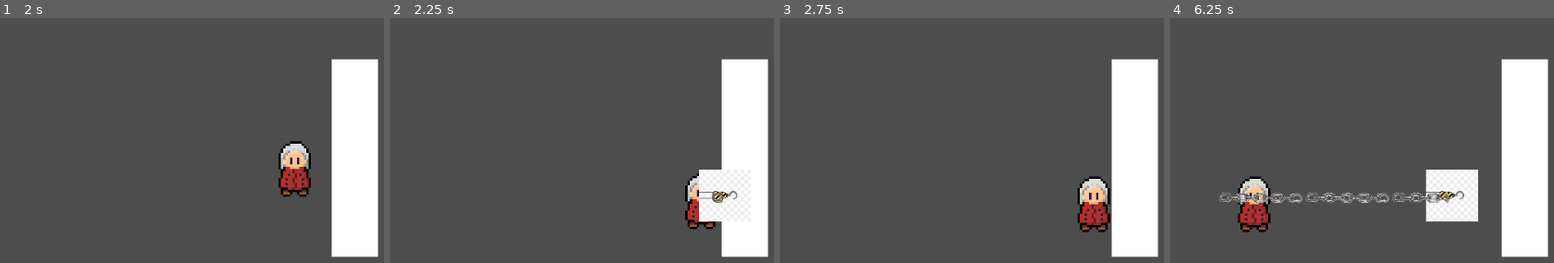
Above: before the commit, frames 1-4 (left to right).
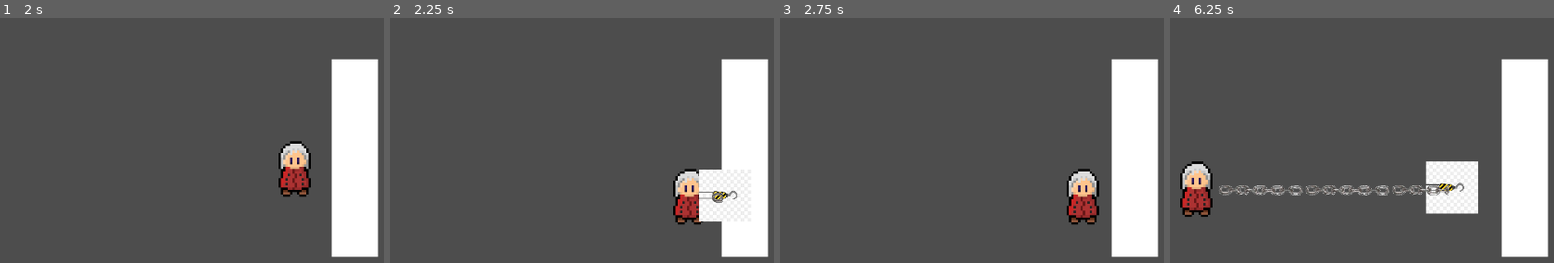
Above: after the commit, the same moments.

Repository: Iquecs2005/Loftrell
Game: Godot game, scene res://Scenes/cena_teste.tscn
The game is run twice, just before and just after one commit, with the same random seed, the same clock (stepped at 60 frames per second) and the same inputs.
Inputs:
- Up to frame 1 (2 s): tap Enter at 0.5 s; hold D (MoveRight) 0.53-1.28 s; tap K (BombAction) at 0.6 s; hold S (MoveDown) from 1.28 s (still down); tap P (BowAction) at 1.35 s
- Up to frame 2 (2.25 s): release S (MoveDown) at 2.03 s; hold D (MoveRight) from 2.03 s (still down); tap L (HookAction) at 2.1 s
- Up to frame 3 (2.75 s): keep holding D (MoveRight)
- Up to frame 4 (6.25 s): release D (MoveRight) at 2.78 s; hold W (MoveUp) 2.78-3.53 s; tap one key every 0.75 s from 2.85 s: O (ShieldAction) I (SwordAction) K (BombAction) P (BowAction) L (HookAction); hold A (MoveLeft) 3.53-5.03 s; hold S (MoveDown) 5.03-5.78 s; hold D (MoveRight) from 5.78 s (still down)

Frame 1 is identical in both runs. In frame 2, 1.4% of the frame differs, in the area x 73-85%, y 61-87%; in frame 3, 2.3%; in frame 4, 6.4%, in the area x 2-81%, y 58-88%.

Commit message:
Hook shoot stops movement

Diff:
--- a/Scripts/hook.gd
+++ b/Scripts/hook.gd
@@ -1,4 +1,6 @@
 extends Node2D
+
+var playerRef : Node
 
 var initialPosition : Vector2
 
@@ -11,9 +13,10 @@
 var maxLenght : bool
 var dirVector : Vector2 = Vector2.RIGHT
 
-func initialize(newDir : Vector2) -> void:
+func initialize(player : Node, newDir : Vector2) -> void:
 	initialPosition = global_position
 	dirVector = newDir
+	playerRef = player
 	if (dirVector.y != 0):
 		hookLenght /= 2
 	rotate(dirVector.angle())
@@ -33,4 +36,5 @@
 	$DestructionTimer.start(desctructionTime)
 
 func destroyHookshoot():
+	playerRef.ResumeMovement()
 	get_parent().queue_free()
--- a/Scripts/player.gd
+++ b/Scripts/player.gd
@@ -8,6 +8,8 @@
 @export var bombPrefab : PackedScene
 @export var hookPrefab : PackedScene
 
+var lockRotation : bool = false
+var shouldMove : bool = true
 var shouldAccelerate : bool
 var shouldDesaccelerate : bool
 
@@ -22,6 +24,7 @@
 var bombCooldown = true
 
 func _physics_process(delta: float) -> void:
+
 	Move()
 	#HandleMovement(delta)
 
@@ -29,6 +32,12 @@
 	inputVector = newInputVector
 	if (inputVector.length() > 1):
 		inputVector = inputVector.normalized()
+
+	calculateRotation()
+
+func calculateRotation():
+	if (lockRotation):
+		return
 
 	if abs(inputVector.x) > abs(inputVector.y):
 		if inputVector.x > 0:
@@ -42,6 +51,9 @@
 			facingDir = Vector2.UP
 
 func Move():
+	if !shouldMove:
+		return
+
 	var targetSpeed : Vector2 = inputVector * maxSpeed
 	var speedDif : Vector2 = targetSpeed - linear_velocity
 
@@ -81,9 +93,19 @@
 	var newHookshoot = hookPrefab.instantiate()
 	newHookshoot.global_position = global_position + facingDir * hookOffset
 	get_tree().root.add_child(newHookshoot)
-	newHookshoot.get_child(0).initialize(facingDir)
+	newHookshoot.get_child(0).initialize(self, facingDir)
+	StopMovement()
 	print("Usou seu gancho")
 
+func StopMovement():
+	shouldMove = false
+	lockRotation = true
+	linear_velocity = Vector2.ZERO
+
+func ResumeMovement():
+	shouldMove = true
+	lockRotation = false
+	calculateRotation()
 
 func BombTimeout() -> void:
 	bombCooldown = true
